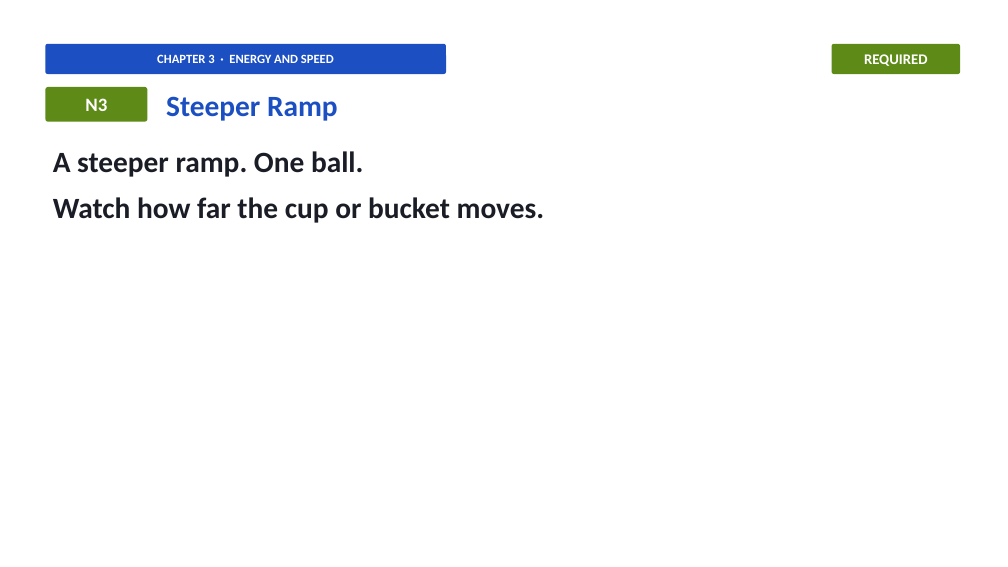
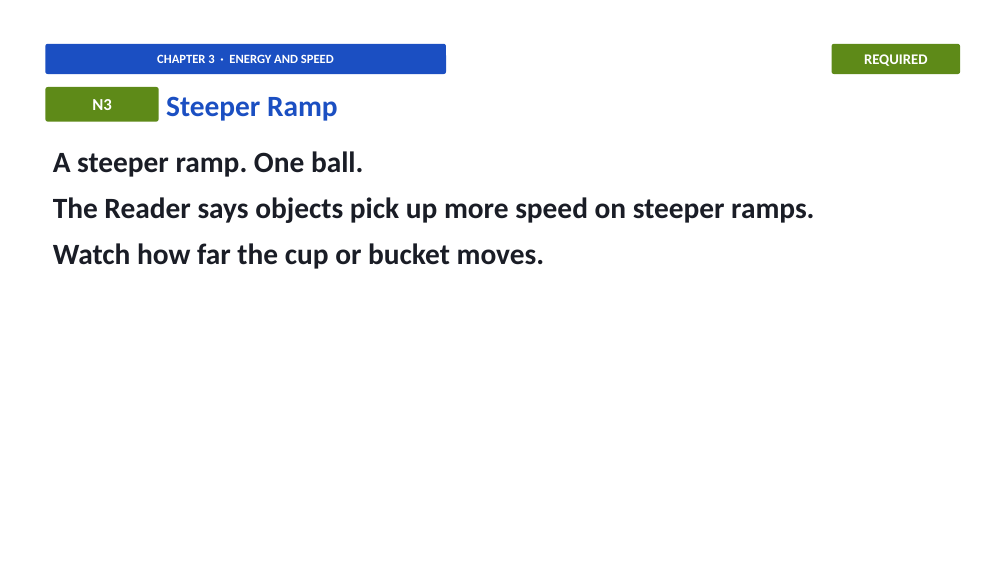
Before and after one commit to owenreagan-cyber/grade-4-energy-transfer-transformation, a slide deck: slide 30 of production/slides/03-ch3-energy-speed-slides.pptx. Drawn at 1008x567 pixels with LibreOffice and Linux fonts; fonts in the diff are those of the drawing. Boxes give left, top, right and bottom in pixels: in the first picture for what was removed or moved away, otherwise in the second. Text is boxed around its words. In the diff, an @@ line names an element or a change of style, - is before the commit and + after.

```diff
--- a/production/slides/03-ch3-energy-speed-slides.pptx
+++ b/production/slides/03-ch3-energy-speed-slides.pptx
@@ rounded rectangle "N3" resized from (x1=45, y1=87, x2=147, y2=122) to (x1=45, y1=87, x2=159, y2=122) @@
@@ rounded rectangle "N3" at (x1=45, y1=87, x2=159, y2=122): size 18 to 16 pt @@
@@ text at (x1=53, y1=197, x2=814, y2=223): paragraph added @@
+The Reader says objects pick up more speed on steeper ramps.
```
Also in this commit, not shown: 39 other slides changed, 19 other files.
